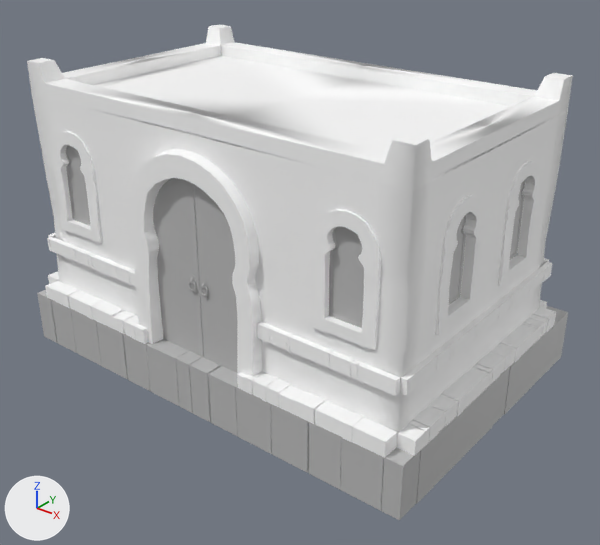
The FBX model Orisha-Unity/Assets/Graph/Environment/City/houss/Houss_01.fbx, before and after one commit.
Both versions are drawn from a 50 mm camera at (9.07, -11.24, 8.64) aimed at (0.33, -0.31, 1.87). The axes (+X, +Y, +Z) are drawn at lower left. The lights are the same throughout. Where no turn or scale is listed for an object, it has been applied to the vertices. Vertices at the same position are counted once.

Script lines for the objects in view, before the commit:
```python
me_mesh = bpy.data.meshes.new('Mesh')
me_mesh.from_pydata(...)  # 5418 vertices, 4303 faces; spans x -4.32..4.32, y -2.95..2.95, z 0.0..5.59
# faces by material slot: [1830, 16, 1596, 198, 126, 537]
me_mesh.materials.append(mat_lambert3)  # its picture is missing
me_mesh.materials.append(mat_lambert14)  # grey #bcbcbc
me_mesh.materials.append(mat_lambert1)  # grey #bcbcbc
me_mesh.materials.append(mat_chape_initialshadinggroup6)  # grey #bcbcbc
me_mesh.materials.append(mat_pasted__lambert3)  # its picture is missing
me_mesh.materials.append(mat_wall)  # its picture is missing
ob_houss_01 = bpy.data.objects.new('Houss_01', me_mesh)
ob_houss_01.location = (0.0, 0.0, 0.0)
```
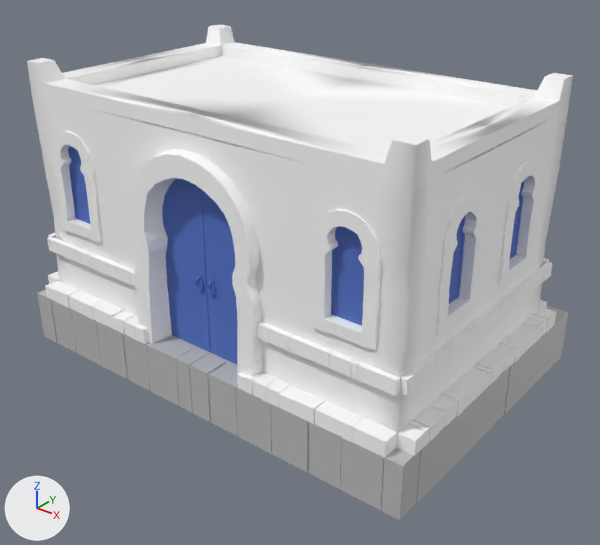
Changed parts and their boxes [x1, y1, x2, y2] in the pictures (600 x 545 px; the box of a moved part takes in the faces that stretch with it):
part 1 of me_mesh, moved or reshaped: before [67, 145, 90, 222]; after [70, 147, 90, 221]
part 2 of me_mesh, moved or reshaped: before [66, 145, 90, 226]; after [68, 146, 90, 224]
part 3 of me_mesh, moved or reshaped (not visible afterwards): before [202, 279, 208, 300]
part 4 of me_mesh, moved or reshaped (not visible afterwards): before [190, 274, 197, 295]
part 5 of me_mesh, moved or reshaped: before [153, 178, 237, 373]; after [162, 178, 237, 364]
part 6 of me_mesh, moved or reshaped: before [332, 226, 364, 324]; after [335, 227, 364, 323]
part 7 of me_mesh, moved or reshaped (not visible before): after [510, 183, 522, 255]
part 8 of me_mesh, moved or reshaped (not visible afterwards): before [510, 181, 524, 256]
part 9 of me_mesh, moved or reshaped (not visible before): after [449, 219, 463, 300]
part 10 of me_mesh, moved or reshaped (not visible afterwards): before [449, 217, 464, 300]
part 11 of me_mesh, moved or reshaped: before [449, 215, 466, 305]; after [449, 216, 465, 304]
part 12 of me_mesh, moved or reshaped (not visible before): after [195, 273, 215, 298]
part 13 of me_mesh, moved or reshaped: before [329, 226, 362, 328]; after [331, 226, 362, 326]
part 14 of me_mesh, moved or reshaped: before [510, 180, 525, 260]; after [510, 181, 524, 259]

What changed in the scene script:
```text
Add mat_blinn1:
    mat_blinn1 = principled_material('blinn1')
    mat_blinn1.base_color = (0.0893, 0.168, 0.573)  # blue #5472c7
    mat_blinn1.roughness = 0.749
Change me_mesh:
    used by ob_houss_01; location = (0.0, 0.0, 0.0)
    remove me_mesh.from_pydata(...)  # 5418 vertices, 4303 faces; spans x -4.32..4.32, y -2.95..2.95, z 0.0..5.59
    add me_mesh.from_pydata(...)  # 5420 vertices, 4303 faces; spans x -4.32..4.32, y -2.95..2.95, z 0.0..5.59
    me_mesh part 1: the loose piece of 4 vertices spanning x -3.4..-2.59, y -2.56, z 2.66..4.33 is moved by (0.0, 0.06, -0.02), in mat_blinn1 (blue #5472c7)
    me_mesh part 2: the loose piece of 114 vertices spanning x -3.36..-2.61, y -2.58..-2.52, z 2.69..4.34 is moved by (0.0, 0.06, -0.02), in mat_blinn1 (blue #5472c7)
    me_mesh part 3: the loose piece of 38 vertices spanning x 0.09..0.22, y -2.62..-2.59, z 2.18..2.57 is mirrored in y about its middle, then moved by (-0.03, 0.35, -0.05), in mat_blinn1 (blue #5472c7)
    me_mesh part 4: the loose piece of 38 vertices spanning x -0.19..-0.06, y -2.62..-2.59, z 2.18..2.57 is mirrored in y about its middle, then moved by (-0.03, 0.35, -0.05), in mat_blinn1 (blue #5472c7)
    me_mesh part 5: the loose piece of 18 vertices spanning x -1.11..1.15, y -2.6..-2.59, z 1.0..4.33 is moved by (-0.03, 0.19, -0.05), in mat_blinn1 (blue #5472c7)
    me_mesh part 6: the loose piece of 4 vertices spanning x 2.6..3.41, y -2.56, z 2.66..4.33 is moved by (0.0, 0.06, -0.02), in mat_blinn1 (blue #5472c7)
    me_mesh part 7: the loose piece of 4 vertices spanning x 3.86, y 0.4..1.21, z 2.66..4.33 is moved by (0.0, 0.01, -0.01), in mat_blinn1 (blue #5472c7)
    me_mesh part 8: the loose piece of 4 vertices spanning x 3.88, y 0.4..1.21, z 2.66..4.33 is moved by (-0.03, 0.01, -0.01), in mat_blinn1 (blue #5472c7)
    me_mesh part 9: the loose piece of 4 vertices spanning x 3.86, y -1.59..-0.78, z 2.66..4.33 is moved by (0.0, 0.03, -0.01), in mat_blinn1 (blue #5472c7)
    me_mesh part 10: the loose piece of 4 vertices spanning x 3.88, y -1.59..-0.78, z 2.66..4.33 is moved by (-0.03, 0.03, -0.01), in mat_blinn1 (blue #5472c7)
    me_mesh part 11: the loose piece of 114 vertices spanning x 3.84..3.9, y -1.54..-0.79, z 2.69..4.34 is turned 180 degrees about the z axis through its middle, then moved by (-0.01, 0.0, -0.01), in mat_blinn1 (blue #5472c7)
    me_mesh part 12: 3 vertices moved within x -0.13..0.17, y -2.43..-2.4, z 2.45..2.49; 285 vertices removed from x -0.19..0.24, y -2.45..-2.37, z 2.18..2.57; 369 vertices added at x -0.24..0.21, y -2.48..-2.4, z 2.13..2.52
    me_mesh part 13: 1 vertex moved from x 3.24, y -2.52, z 3.85 to x 3.24, y -2.52, z 3.89; 112 vertices removed from x 2.64..3.39, y -2.58..-2.52, z 2.69..4.34; 112 vertices added at x 2.64..3.39, y -2.52..-2.46, z 2.67..4.32
    me_mesh part 14: 111 vertices removed from x 3.84..3.9, y 0.44..1.2, z 2.69..4.34; 111 vertices added at x 3.83..3.89, y 0.43..1.18, z 2.69..4.33
    remove me_mesh.materials.append(mat_lambert14)  # grey #bcbcbc
    remove me_mesh.materials.append(mat_lambert1)  # grey #bcbcbc
    add me_mesh.materials.append(mat_blinn1)  # blue #5472c7
```
